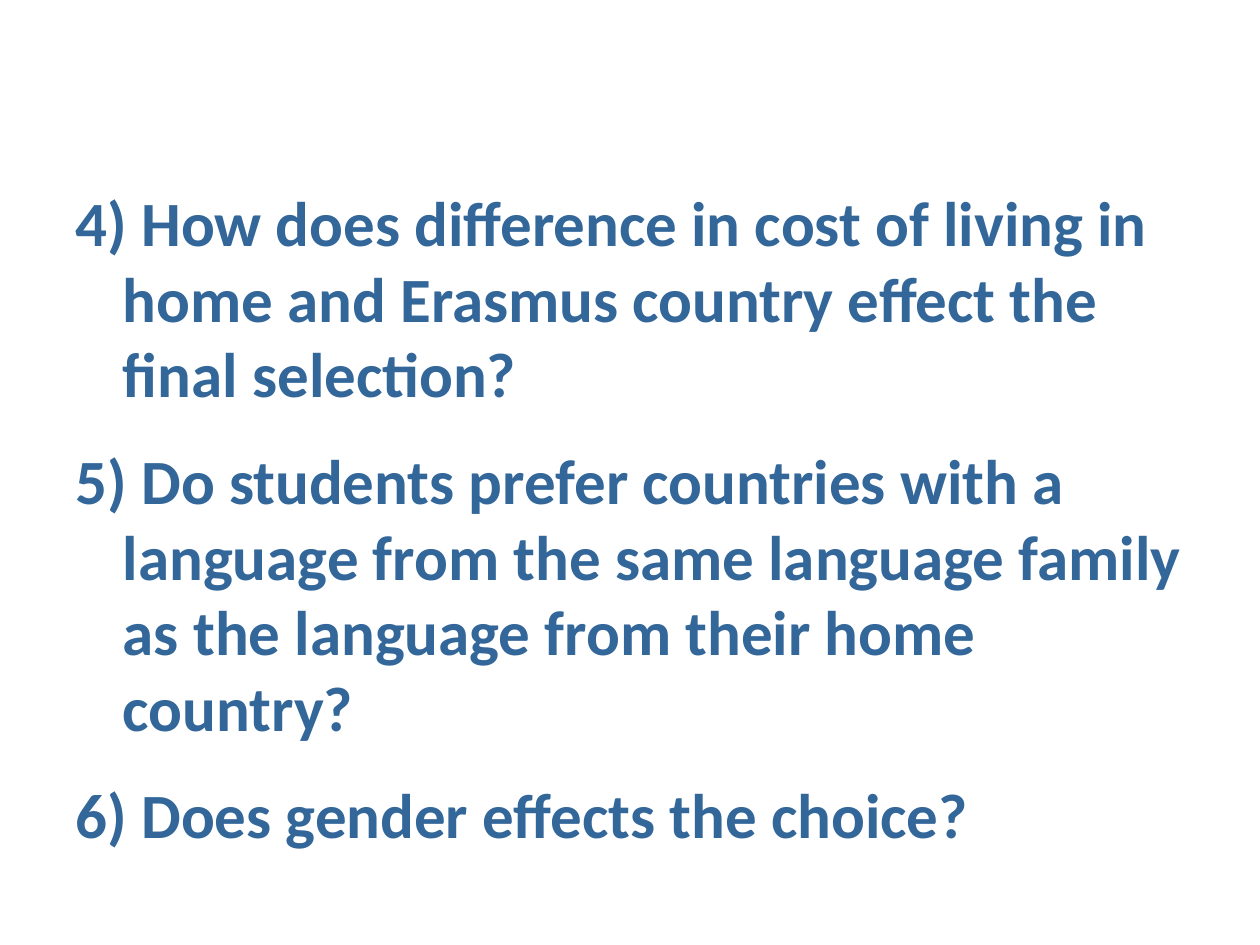
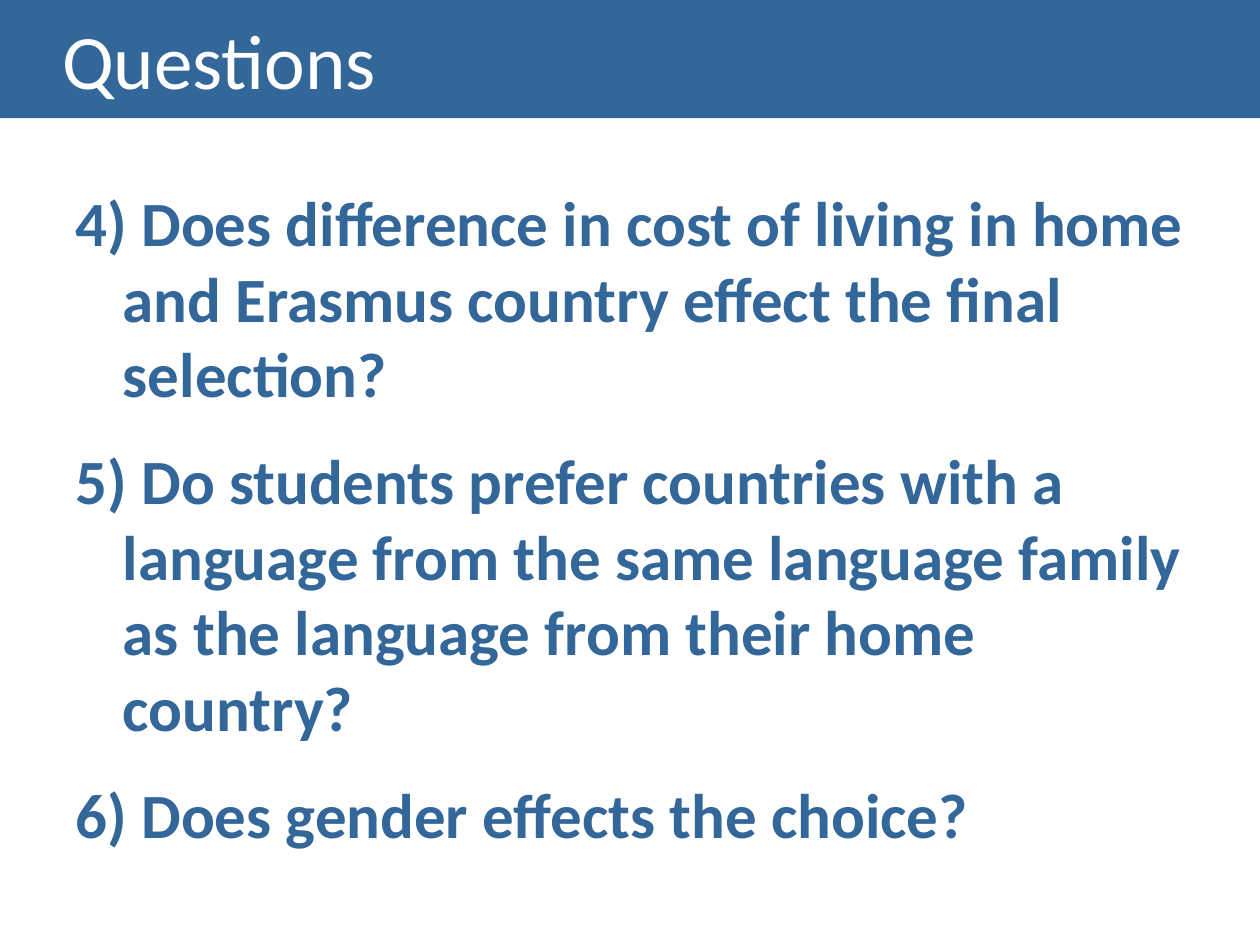
Before and after one commit to mskl/VI13, a slide deck: slide 8 of LAB2.pptx. Drawn at 1260x945 pixels with LibreOffice and Linux fonts; fonts in the diff are those of the drawing. Boxes give left, top, right and bottom in pixels: in the first picture for what was removed or moved away, otherwise in the second. Text is boxed around its words. In the diff, an @@ line names an element or a change of style, - is before the commit and + after.

```diff
--- a/LAB2.pptx
+++ b/LAB2.pptx
@@ title added at box(0, 0, 1260, 118), fill #336699, 44 pt, text #FFFFFF @@
+Questions
@@ text at box(76, 199, 1183, 398): text changed @@
-4) How does difference in cost of living in home and Erasmus country effect the final selection?
+4) Does difference in cost of living in home and Erasmus country effect the final selection?
```
Also in this commit, not shown: 5 other slides changed, 1 other file.
